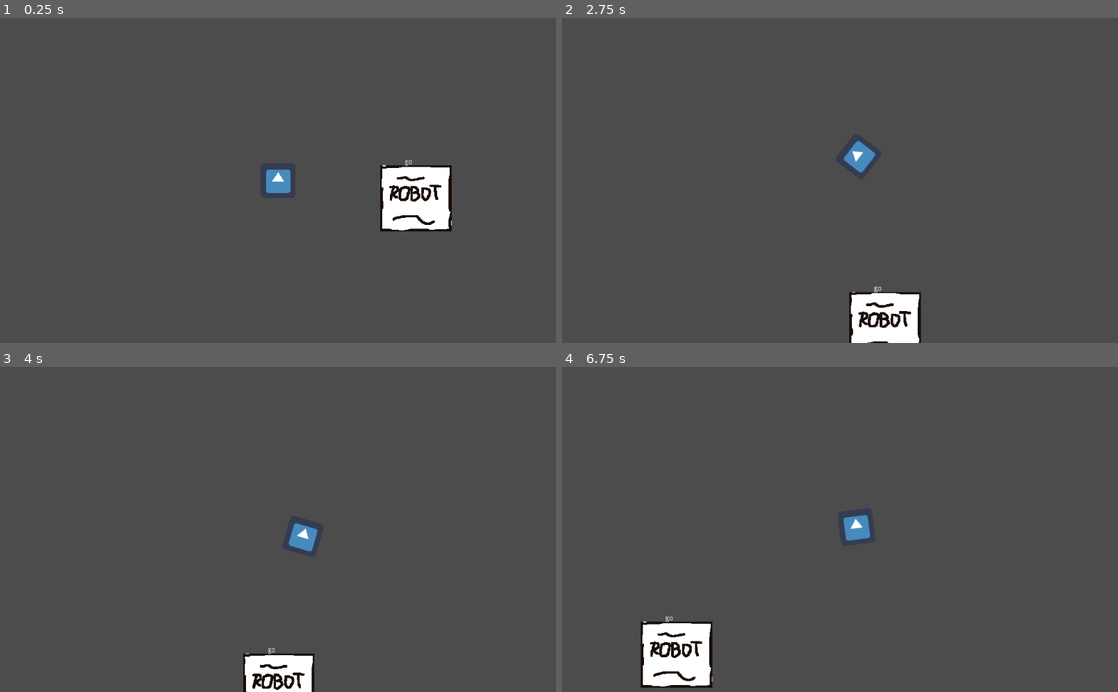
Above: before the commit, frames 1-4 (two rows, left to right).
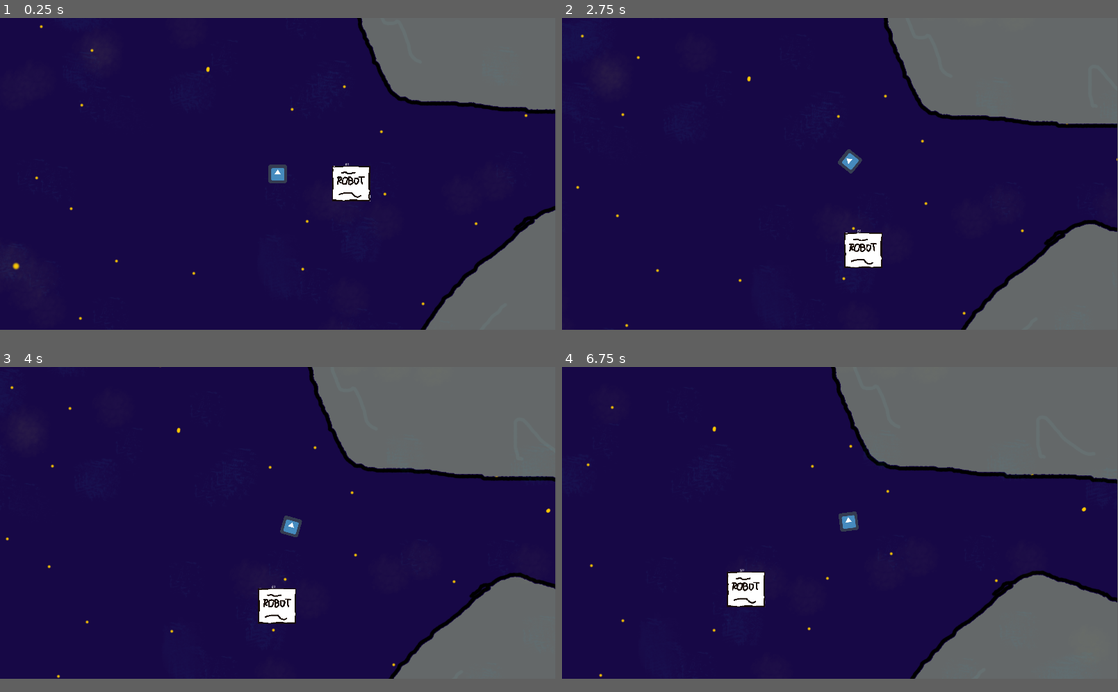
Above: after the commit, the same moments.

Repository: game-jam-team-gut/not-so-lonely
Game: Godot game, scene res://Space.tscn
Same seed, same stepped clock (60 frames per second), same inputs: the game is played once before the commit and once after it. The engine's default icon, where the game draws it, is replaced by a stand-in: a white triangle on a blue panel in a dark square.
Inputs (mouse positions are in pixels of both pictures, inside the frame that each line leads up to):
- Up to frame 1 (0.25 s): no input
- Up to frame 2 (2.75 s): move the mouse to (962, 164) at 0.52 s; press the mouse at (962, 164) at 0.53 s; move the mouse to (728, 196) at 1.27 s; release the mouse at (728, 196) at 1.28 s; click (728, 196) at 1.35 s; move the mouse to (895, 109) at 2.02 s; press the mouse at (895, 109) at 2.03 s
- Up to frame 3 (4 s): move the mouse to (250, 594) at 2.77 s; release the mouse at (250, 594) at 2.78 s; click (250, 594) at 2.85 s; move the mouse to (444, 578) at 3.52 s; press the mouse at (444, 578) at 3.53 s
- Up to frame 4 (6.75 s): move the mouse to (673, 480) at 4.27 s; release the mouse at (673, 480) at 4.28 s; click (673, 480) at 4.35 s; move the mouse to (867, 529) at 5.02 s; press the mouse at (867, 529) at 5.03 s; move the mouse to (756, 448) at 5.77 s; release the mouse at (756, 448) at 5.78 s; click (756, 448) at 5.85 s; move the mouse to (962, 513) at 6.52 s; press the mouse at (962, 513) at 6.53 s
In our replay, the window is 800x468 before the commit and 799x449 after it. These sizes can differ from the game's own. Grey fills any space a smaller window leaves; there, only what the larger window draws over its background counts as a difference.

The runs differ from the first frame. In frame 1, 96% of the frame differs, in the area x 0-100%, y 0-96%; in frame 2, 96%, in the area x 0-100%, y 0-100%; in frame 3, 96%; in frame 4, 96%.

Commit message:
Add parallax background

Diff:
--- a/Space.tscn
+++ b/Space.tscn
@@ -1,9 +1,12 @@
-[gd_scene load_steps=3 format=2]
+[gd_scene load_steps=4 format=2]
 
 [ext_resource path="res://Space/Barney.tscn" type="PackedScene" id=1]
 [ext_resource path="res://Space/ForeignRobot.tscn" type="PackedScene" id=2]
+[ext_resource path="res://Space/ParallaxBackground.tscn" type="PackedScene" id=3]
 
 [node name="World" type="Node2D"]
+
+[node name="ParallaxBackground" parent="." instance=ExtResource( 3 )]
 
 [node name="Barney" parent="." instance=ExtResource( 1 )]
 position = Vector2( 73.0537, 105.126 )
--- /dev/null
+++ b/Space/ParallaxBackground.tscn
@@ -0,0 +1,65 @@
+[gd_scene load_steps=8 format=2]
+
+[ext_resource path="res://Space/ParallaxBackground/background_space.png" type="Texture" id=1]
+[ext_resource path="res://Space/ParallaxBackground/background_stars2.png" type="Texture" id=2]
+[ext_resource path="res://Space/ParallaxBackground/background_stars3.png" type="Texture" id=3]
+[ext_resource path="res://Space/ParallaxBackground/background_stars1.png" type="Texture" id=4]
+[ext_resource path="res://Space/ParallaxBackground/background_objects.png" type="Texture" id=5]
+[ext_resource path="res://Space/ParallaxBackground/background_dust1.png" type="Texture" id=6]
+[ext_resource path="res://Space/ParallaxBackground/background_dust2.png" type="Texture" id=7]
+
+[node name="ParallaxBackground" type="ParallaxBackground"]
+
+[node name="Space" type="ParallaxLayer" parent="."]
+motion_mirroring = Vector2( 3000, 3000 )
+
+[node name="Sprite" type="Sprite" parent="Space"]
+texture = ExtResource( 1 )
+centered = false
+
+[node name="Stars1" type="ParallaxLayer" parent="."]
+motion_scale = Vector2( 0.3, 0.3 )
+motion_mirroring = Vector2( 3000, 3000 )
+
+[node name="Sprite" type="Sprite" parent="Stars1"]
+texture = ExtResource( 4 )
+centered = false
+
+[node name="Stars2" type="ParallaxLayer" parent="."]
+motion_scale = Vector2( 0.4, 0.4 )
+motion_mirroring = Vector2( 3000, 3000 )
+
+[node name="Sprite" type="Sprite" parent="Stars2"]
+texture = ExtResource( 2 )
+centered = false
+
+[node name="Stars3" type="ParallaxLayer" parent="."]
+motion_scale = Vector2( 0.5, 0.5 )
+motion_mirroring = Vector2( 3000, 3000 )
+
+[node name="Sprite" type="Sprite" parent="Stars3"]
+texture = ExtResource( 3 )
+centered = false
+
+[node name="Objects" type="ParallaxLayer" parent="."]
+motion_scale = Vector2( 0.6, 0.6 )
+motion_mirroring = Vector2( 3000, 3000 )
+
+[node name="Sprite" type="Sprite" parent="Objects"]
+texture = ExtResource( 5 )
+centered = false
+
+[node name="Dust1" type="ParallaxLayer" parent="."]
+motion_mirroring = Vector2( 3000, 3000 )
+
+[node name="Sprite" type="Sprite" parent="Dust1"]
+texture = ExtResource( 6 )
+centered = false
+
+[node name="Dust2" type="ParallaxLayer" parent="."]
+motion_scale = Vector2( 1.3, 1.3 )
+motion_mirroring = Vector2( 3000, 3000 )
+
+[node name="Sprite" type="Sprite" parent="Dust2"]
+texture = ExtResource( 7 )
+centered = false
--- a/project.godot
+++ b/project.godot
@@ -24,6 +24,11 @@
 run/main_scene="res://Space.tscn"
 config/icon="res://icon.png"
 
+[display]
+
+window/size/width=1920
+window/size/height=1080
+
 [input]
 
 m1={
Binary file added: Space/ParallaxBackground/background_dust1.png
Not shown, added: Space/ParallaxBackground/background_dust1.png.import
Binary file added: Space/ParallaxBackground/background_dust2.png
Not shown, added: Space/ParallaxBackground/background_dust2.png.import
Binary file added: Space/ParallaxBackground/background_objects.png
Not shown, added: Space/ParallaxBackground/background_objects.png.import
Binary file added: Space/ParallaxBackground/background_space.png
Not shown, added: Space/ParallaxBackground/background_space.png.import
Binary file added: Space/ParallaxBackground/background_stars1.png
Not shown, added: Space/ParallaxBackground/background_stars1.png.import
Binary file added: Space/ParallaxBackground/background_stars2.png
Not shown, added: Space/ParallaxBackground/background_stars2.png.import
(and 2 more such lines)
